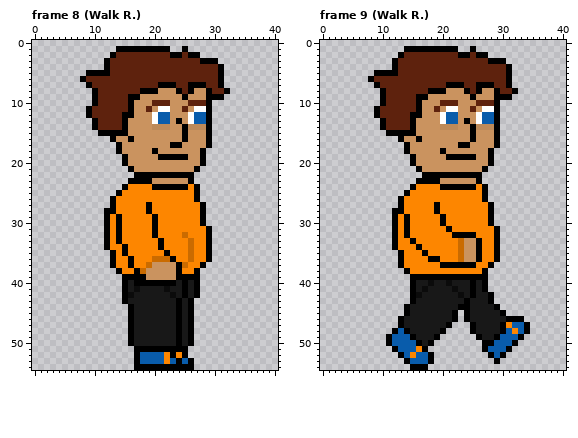
Pixel-art file, stored at WIP/Brian.aseprite. The picture above is the old version.
41x55 pixels, 26 frames. Shown: frame 8 (Walk R.), frame 9 (Walk R.). The commit also changed other frames, which this record leaves out.
The result:
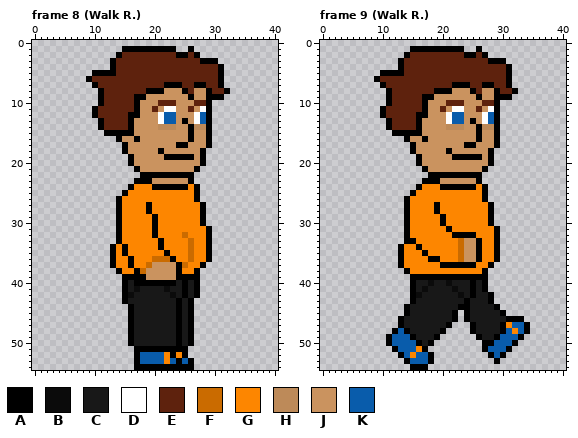
Palette (. is transparent): A #000000  B #0b0b0b  C #181818  D #ffffff  E #5e220d  F #ca6b00  G #fd8600  H #bd8a59  J #ca935f  K #095cab
The exact change:
--- frame 8 (Walk R.)
@@ x 6..29 @@
  0 ........................
- 1 ........AAAAAAAAA..A....
- 2 .......AEEEEEEEEEAAEAA..
- 3 ......AEEEEEEEEEEEEEEEAA
- 4 ......AEEEEEEEEEEEEEEEEE
- 5 ...AAAAEEEEEEEEEEEEEEEEE
- 6 ..AEEEEEEEEEEEEEEEEEEEEE
- 7 ...AEEEEEEEEEEEAAAEEAAAE
- 8 ....AEEEEEEEAAAJJJAEAJJA
- 9 ....AEEEEEAAJJJJJJJAJJJA
-10 ....AEEEEEAJJJEEEJJJEEEA
-11 ...AEEEEEEAJJEJDDJJEJDDA
-12 ...AEEEEEAAJJJDKKJJJDKKA
-13 ....AEEEEAJJJJDKKJAJDKKA
-14 ....AEEEEAJJJJHHHJJAHHHA
-15 .....AAAAAJJJJJJJJJAJJJA
-16 .......AJJAJJJJJJJJAJJJA
-17 ........AJJJJJJJJAAJJJJA
-18 ........AJJJJJAJJJJJJJA.
-19 .........AJJJJJAAAAAJJA.
-20 .........AJJJJJJJJJJJJA.
-21 ..........AJJJJJJJJJJA..
-22 ...........AAAAAAAAAA...
-23 ..........AAAAJJJJJJA...
-24 .........AGGGGAAAAAAGA..
-25 ........AGGGGGGGGGGGGA..
-26 .......AGGGGGGGGGGGGGA..
-27 .......AGGGGGAGGGGGGGGA.
-28 ......AAGGGGGAGGGGGGGGA.
-29 ......AGAGGGGGAGGGGGGGA.
-30 ......AGAGGGGGAGGGGGGGA.
-31 ......AGAGGGGGAGGGGGGGGA
-32 ......AGAGGGGGAGGGGFGGGA
-33 ......AGAGGGGGGAGGGGFGGA
-34 ......AGGAGGGGGAGGGGFGGA
+ 1 .........AAAAAAAAA..A...
+ 2 ........AEEEEEEEEEAAEA..
+ 3 .......AEEEEEEEEEEEEEEAA
+ 4 .......AEEEEEEEEEEEEEEEE
+ 5 ....AAAAEEEEEEEEEEEEEEEE
+ 6 ...AEEEEEEEEEEEEEEEEEEEE
+ 7 ....AEEEEEEEEEEEAAAEEAAE
+ 8 .....AEEEEEEEAAAJJJAEJJA
+ 9 .....AEEEEEAAJJJJJJJAJJA
+10 .....AEEEEEAJJJEEEJJJEEA
+11 ....AEEEEEEAJJEJDDJJEJDA
+12 ....AEEEEEAAJJJDKKJJJDKA
+13 .....AEEEEAJJJJDKKJAJDKA
+14 .....AEEEEAJJJJHHHJJAHHA
+15 ......AAAAAJJJJJJJJJAJJA
+16 ........AJJAJJJJJJJJAJJA
+17 .........AJJJJJJJJAAJJJA
+18 .........AJJJJJAJJJJJJA.
+19 ..........AJJJJJAAAAAJA.
+20 ..........AJJJJJJJJJJJA.
+21 ...........AJJJJJJJJJA..
+22 ............AAAAAAAAA...
+23 ...........AAAJJJJJJA...
+24 ..........AGGGAAAAAAGA..
+25 .........AGGGGGGGGGGGA..
+26 ........AGGGGGGGGGGGGA..
+27 ........AGGGGAGGGGGGGGA.
+28 ........AGGGGAGGGGGGGGA.
+29 ........AGGGGGAGGGGGGGA.
+30 ........AGGGGGAGGGGGGGA.
+31 ........AGGGGGAGGGGGGGGA
+32 ........AGGGGGAGGGGFGGGA
+33 ........AGGGGGGAGGGGFGGA
+34 .......AGAGGGGGAGGGGFGGA
 35 .......AGAGGGGGGAGGGFGGA
--- frame 9 (Walk R.)
@@ x 6..29 @@
  0 ........................
- 1 ........AAAAAAAAA..A....
- 2 .......AEEEEEEEEEAAEAA..
- 3 ......AEEEEEEEEEEEEEEEAA
- 4 ......AEEEEEEEEEEEEEEEEE
- 5 ...AAAAEEEEEEEEEEEEEEEEE
- 6 ..AEEEEEEEEEEEEEEEEEEEEE
- 7 ...AEEEEEEEEEEEAAAEEAAAE
- 8 ....AEEEEEEEAAAJJJAEAJJA
- 9 ....AEEEEEAAJJJJJJJAJJJA
-10 ....AEEEEEAJJJEEEJJJEEEA
-11 ...AEEEEEEAJJEJDDJJEJDDA
-12 ...AEEEEEAAJJJDKKJJJDKKA
-13 ....AEEEEAJJJJDKKJAJDKKA
-14 ....AEEEEAJJJJHHHJJAHHHA
-15 .....AAAAAJJJJJJJJJAJJJA
-16 .......AJJAJJJJJJJJAJJJA
-17 ........AJJJJJJJJAAJJJJA
-18 ........AJJJJJAJJJJJJJA.
-19 .........AJJJJJAAAAAJJA.
-20 .........AJJJJJJJJJJJJA.
-21 ..........AJJJJJJJJJJA..
-22 ...........AAAAAAAAAA...
-23 ..........AAAAJJJJJJA...
-24 .........AGGGGAAAAAAGA..
-25 ........AGGGGGGGGGGGGA..
-26 .......AGGGGGGGGGGGGGA..
-27 .......AGGGGGAGGGGGGGGA.
-28 ......AAGGGGGAGGGGGGGGA.
-29 ......AGAGGGGGAGGGGGGGA.
-30 ......AGAGGGGGAGGGGGGGA.
-31 ......AGAGGGGGGAGGGGGGGA
-32 ......AGAGGGGGGGAAAAGGGA
-33 ......AGGAGGGGGGGFJJAGGA
-34 ......AGGGAGGGGGGFJJAGGA
+ 1 .........AAAAAAAAA..A...
+ 2 ........AEEEEEEEEEAAEA..
+ 3 .......AEEEEEEEEEEEEEEAA
+ 4 .......AEEEEEEEEEEEEEEEE
+ 5 ....AAAAEEEEEEEEEEEEEEEE
+ 6 ...AEEEEEEEEEEEEEEEEEEEE
+ 7 ....AEEEEEEEEEEEAAAEEAAE
+ 8 .....AEEEEEEEAAAJJJAEJJA
+ 9 .....AEEEEEAAJJJJJJJAJJA
+10 .....AEEEEEAJJJEEEJJJEEA
+11 ....AEEEEEEAJJEJDDJJEJDA
+12 ....AEEEEEAAJJJDKKJJJDKA
+13 .....AEEEEAJJJJDKKJAJDKA
+14 .....AEEEEAJJJJHHHJJAHHA
+15 ......AAAAAJJJJJJJJJAJJA
+16 ........AJJAJJJJJJJJAJJA
+17 .........AJJJJJJJJAAJJJA
+18 .........AJJJJJAJJJJJJA.
+19 ..........AJJJJJAAAAAJA.
+20 ..........AJJJJJJJJJJJA.
+21 ...........AJJJJJJJJJA..
+22 ............AAAAAAAAA...
+23 ...........AAAJJJJJJA...
+24 ..........AGGGAAAAAAGA..
+25 .........AGGGGGGGGGGGA..
+26 ........AGGGGGGGGGGGGA..
+27 ........AGGGGAGGGGGGGGA.
+28 ........AGGGGAGGGGGGGGA.
+29 ........AGGGGGAGGGGGGGA.
+30 ........AGGGGGAGGGGGGGA.
+31 ........AGGGGGGAGGGGGGGA
+32 ........AGGGGGGGAAAAGGGA
+33 ........AAGGGGGGGFJJAGGA
+34 .......AGGAGGGGGGFJJAGGA
 35 .......AGGGAGGGGGFJJAGGA
Pixel boxes of the changes (left, top, right, bottom) in both pictures:
changed: (80, 46, 200, 250)
changed: (368, 46, 488, 250)
